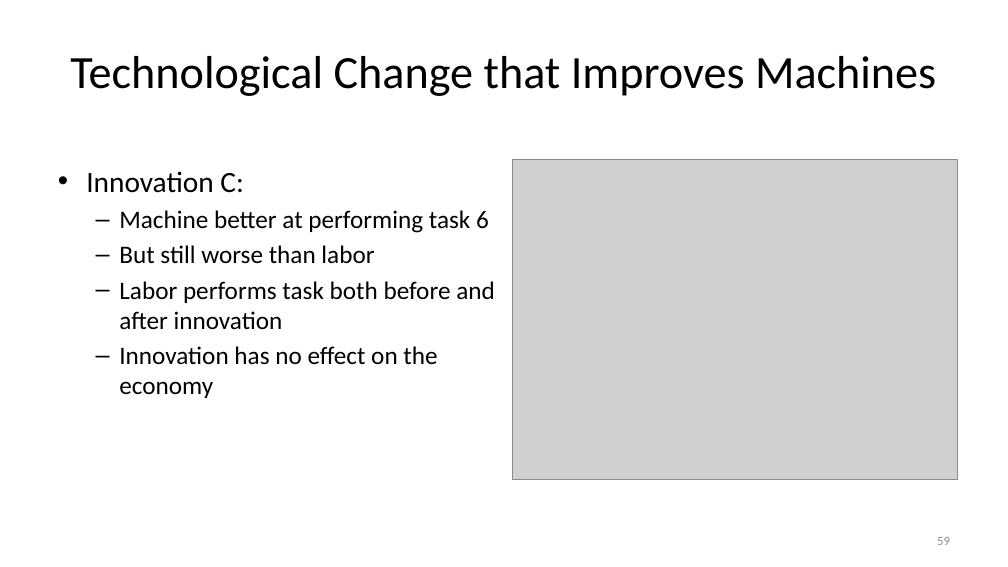
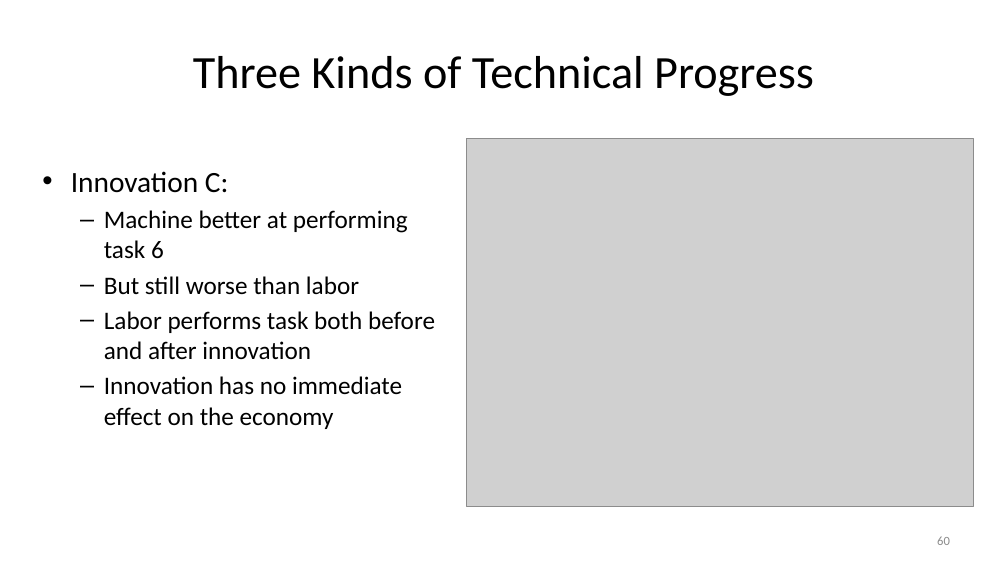
Before and after one commit to jonsteinsson/jonsteinsson.github.io, a slide deck: slide 60 of static/teaching/ProductionSlides.pptx (slide 59 before the commit). Drawn at 1008x567 pixels with LibreOffice and Linux fonts; fonts in the diff are those of the drawing; grey boxes stand for pictures. Boxes give left, top, right and bottom in pixels: in the first picture for what was removed or moved away, otherwise in the second. Text is boxed around its words. In the diff, an @@ line names an element or a change of style, - is before the commit and + after.

```diff
--- a/static/teaching/ProductionSlides.pptx
+++ b/static/teaching/ProductionSlides.pptx
@@ title at (193, 56, 814, 96): text changed @@
-Technological Change that Improves Machines
+Three Kinds of Technical Progress
@@ picture: place and size @@
-picture at (513, 160, 958, 480)
+picture at (467, 138, 974, 507)
@@ text "Innovation C:": place and size @@
-text "Innovation C:" at (86, 171, 495, 398)
+text "Innovation C:" at (71, 171, 435, 429)
@@ text at (104, 376, 402, 429): text changed @@
-  – Innovation has no effect on the economy
+  – Innovation has no immediate effect on the economy
@@ page number at (937, 536, 950, 545): text changed @@
-59
+60
```
Also in this commit, not shown: 4 other slides changed, 9 slides added, 2 slides removed, 1 other file.
